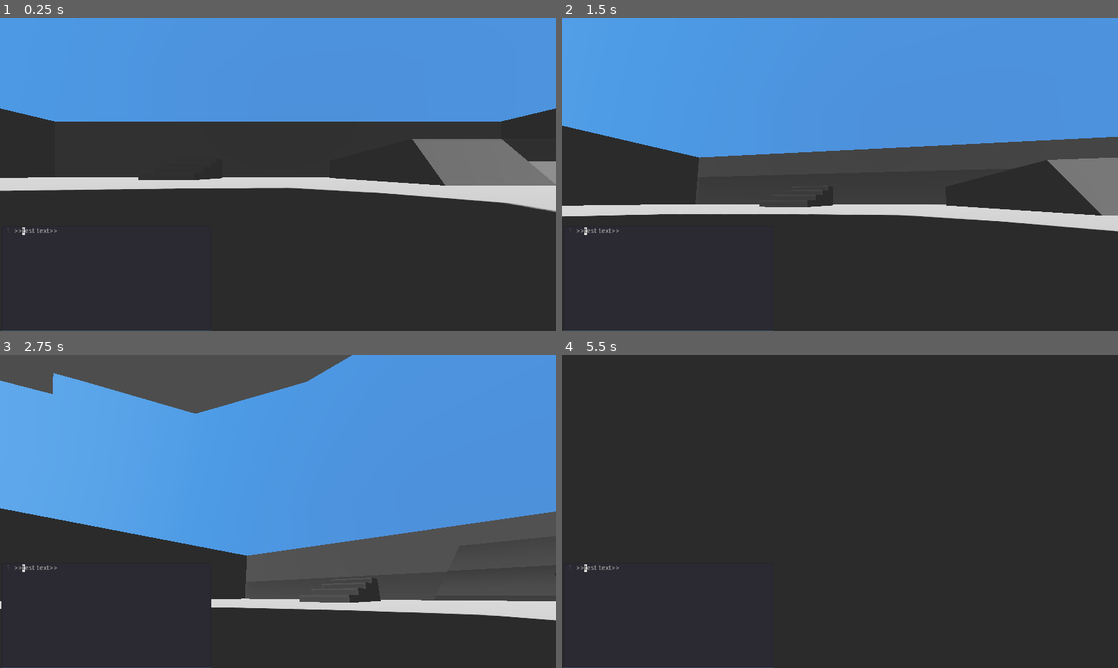
Above: before the commit, frames 1-4 (two rows, left to right).
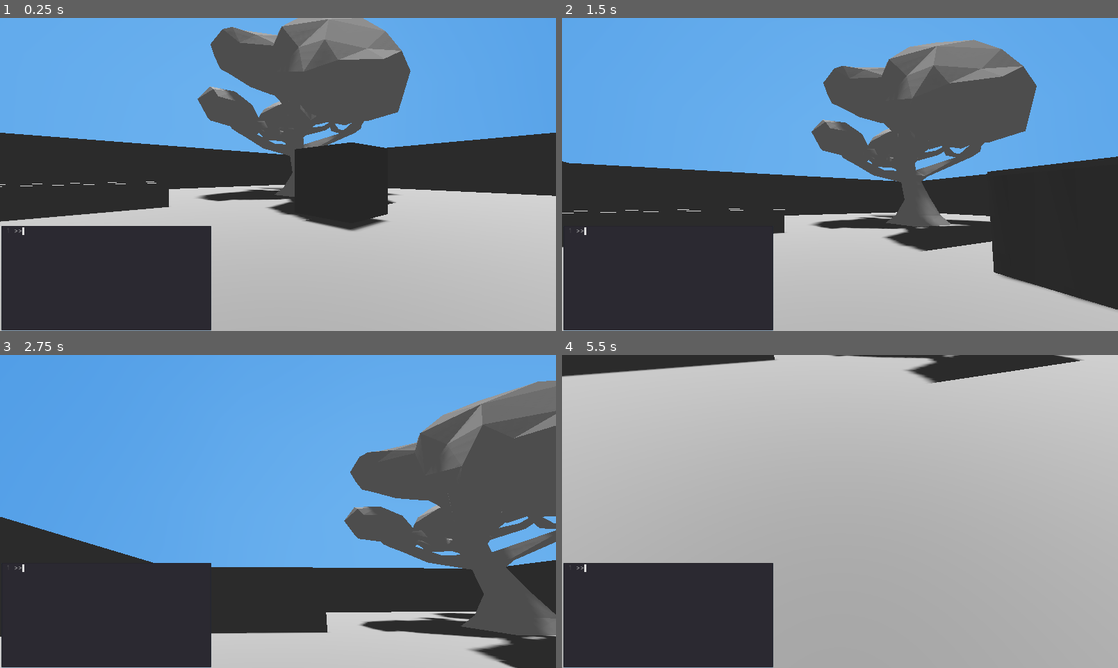
Above: after the commit, the same moments.

Repository: RudyFisher7/Terminal
Game: Godot game, scene res://Main.tscn
The game is run twice, just before and just after one commit, with the same random seed, the same clock (stepped at 60 frames per second) and the same inputs.
Inputs (mouse positions are in pixels of both pictures, inside the frame that each line leads up to):
- Up to frame 1 (0.25 s): no input
- Up to frame 2 (1.5 s): move the mouse to (962, 158) at 0.52 s; click (962, 158) at 0.67 s; drag from (728, 190) to (812, 237) at 1.27 s
- Up to frame 3 (2.75 s): move the mouse to (333, 442) at 2.02 s; click (333, 442) at 2.17 s
- Up to frame 4 (5.5 s): drag from (812, 574) to (673, 464) at 2.77 s; move the mouse to (1006, 558) at 3.52 s; click (1006, 558) at 3.67 s; drag from (673, 464) to (756, 433) at 4.27 s; move the mouse to (867, 511) at 5.02 s; click (867, 511) at 5.17 s

The runs differ from the first frame. In frame 1, 59% of the frame differs, in the area x 0-100%, y 0-100%; in frame 2, 47%; in frame 3, 47%; in frame 4, 84%.

Commit message:
Implemented a cube scene that has a constant impulse applied to it.

Diff:
--- a/CommandLibrary.gd
+++ b/CommandLibrary.gd
@@ -1,6 +1,6 @@
 extends Node
 
-# TODO
+
 #####################################################################
 # Encapsulates a "database" in cache of all commands in the game.
 #####################################################################
--- a/Main.tscn
+++ b/Main.tscn
@@ -1,10 +1,11 @@
-[gd_scene load_steps=7 format=2]
+[gd_scene load_steps=8 format=2]
 
 [ext_resource path="res://Terminal.tscn" type="PackedScene" id=1]
 [ext_resource path="res://assets/materials/shadeless_material.tres" type="Material" id=2]
 [ext_resource path="res://Sun.tscn" type="PackedScene" id=3]
 [ext_resource path="res://Player.tscn" type="PackedScene" id=4]
 [ext_resource path="res://scenes/PrototypeLevel.tscn" type="PackedScene" id=5]
+[ext_resource path="res://scenes/ProgrammableObject.tscn" type="PackedScene" id=6]
 [ext_resource path="res://assets/sky.obj" type="ArrayMesh" id=7]
 
 [node name="Main" type="Spatial"]
@@ -29,6 +30,11 @@
 [node name="Sun" parent="." instance=ExtResource( 3 )]
 
 [node name="Player" parent="." instance=ExtResource( 4 )]
-transform = Transform( 1, 0, 0, 0, 1, 0, 0, 0, 1, 0, 0.12513, 0 )
+transform = Transform( -0.765214, 0, 0.643776, 0, 1, 0, -0.643776, 0, -0.765214, 26.0698, 4.36651, -24.722 )
 
 [node name="encased-terrain" parent="." instance=ExtResource( 5 )]
+
+[node name="ProgrammableObject" parent="." instance=ExtResource( 6 )]
+
+[node name="ProgrammableObject2" parent="." instance=ExtResource( 6 )]
+transform = Transform( 1, 0, 0, 0, 1, 0, 0, 0, 1, 20.1347, 5.44462, -32.1971 )
--- a/Player.tscn
+++ b/Player.tscn
@@ -17,7 +17,7 @@
 shape = SubResource( 1 )
 
 [node name="Eyes" type="Position3D" parent="."]
-transform = Transform( 1, 0, 0, 0, 1, 0, 0, 0, 1, 0, 0.796945, 0 )
+transform = Transform( 1, 0, 0, 0, 1, 0, 0, 0, 1, 0, 1.40133, 0 )
 
 [node name="YPivot" type="Position3D" parent="Eyes"]
 
--- a/Terminal.tscn
+++ b/Terminal.tscn
@@ -23,7 +23,6 @@
 rect_min_size = Vector2( 0, 16 )
 size_flags_horizontal = 3
 size_flags_vertical = 3
-text = ">>test text"
 syntax_highlighting = true
 show_line_numbers = true
 bookmark_gutter = true
--- a/project.godot
+++ b/project.godot
@@ -18,10 +18,16 @@
 "class": "DateTime",
 "language": "GDScript",
 "path": "res://DateTime.gd"
+}, {
+"base": "RigidBody",
+"class": "ProgrammableObject",
+"language": "GDScript",
+"path": "res://scenes/ProgrammableObject.gd"
 } ]
 _global_script_class_icons={
 "Cmd": "",
-"DateTime": ""
+"DateTime": "",
+"ProgrammableObject": ""
 }
 
 [application]
--- /dev/null
+++ b/scenes/ProgrammableObject.gd
@@ -0,0 +1,22 @@
+extends RigidBody
+
+
+#####################################################################
+# Defines a base class for all programmable objects
+#####################################################################
+
+
+class_name ProgrammableObject
+
+
+var _speed : float = 0.1
+
+
+# Called when the node enters the scene tree for the first time.
+func _ready():
+	pass # Replace with function body.
+
+
+func _physics_process(delta):
+	var impulse : Vector3 = transform.basis.xform(Vector3.FORWARD)
+	apply_central_impulse(impulse * _speed)
--- /dev/null
+++ b/scenes/ProgrammableObject.tscn
@@ -0,0 +1,18 @@
+[gd_scene load_steps=4 format=2]
+
+[ext_resource path="res://assets/prototyping/cube.obj" type="ArrayMesh" id=1]
+[ext_resource path="res://scenes/ProgrammableObject.gd" type="Script" id=2]
+
+[sub_resource type="BoxShape" id=1]
+
+[node name="ProgrammableObject" type="RigidBody"]
+transform = Transform( 1, 0, 0, 0, 1, 0, 0, 0, 1, 20.1347, 5.44462, -20.503 )
+script = ExtResource( 2 )
+
+[node name="cube" type="MeshInstance" parent="."]
+mesh = ExtResource( 1 )
+skeleton = NodePath("../..")
+material/0 = null
+
+[node name="CollisionShape" type="CollisionShape" parent="."]
+shape = SubResource( 1 )
